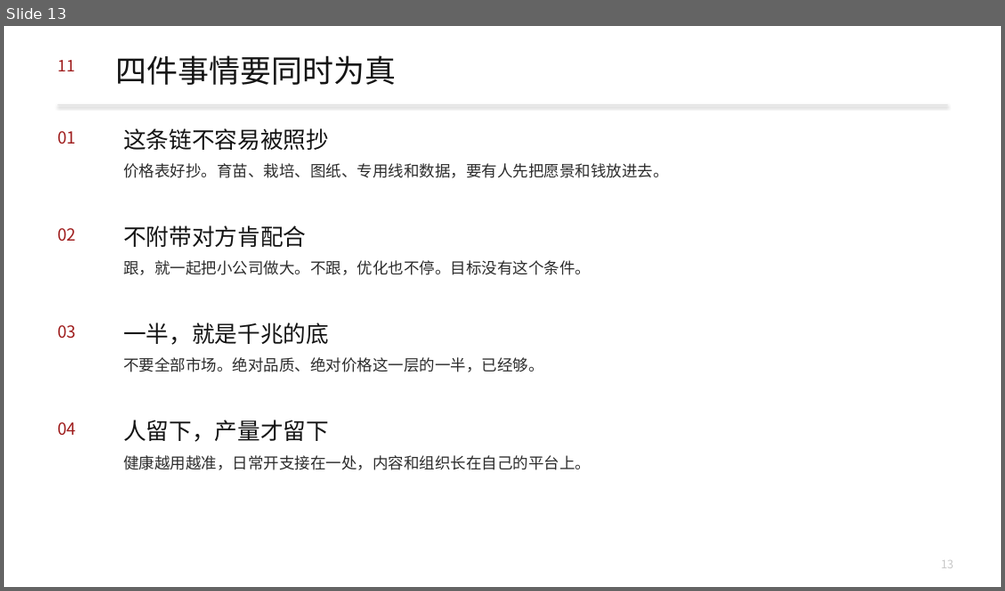
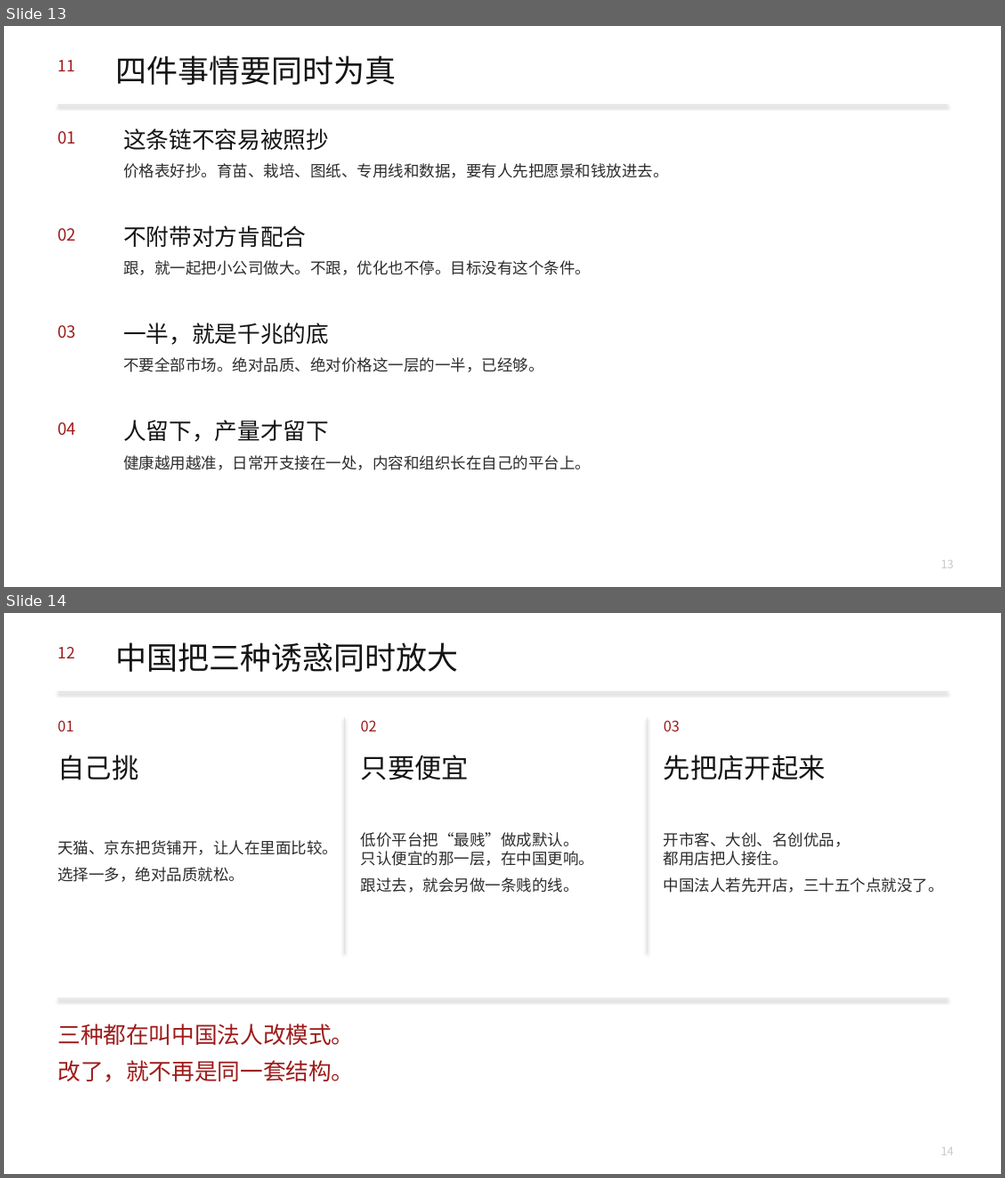
Before and after one commit to headshot9999/xiaoyi, a slide deck: 艾多美何以成为100兆韩元企业.pptx. Shown one above the other, each under a label of ours: slide 13 before the commit, slides 13 and 14 after it. The pictures are 1005x591 and 1005x1178 pixels, drawn with LibreOffice and Linux fonts; fonts in the diff are those of the drawing. Boxes give left, top, right and bottom in pixels: in the first picture for what was removed or moved away, otherwise in the second. Text is boxed around its words. In the diff, an @@ line names an element or a change of style, - is before the commit and + after.

```diff
--- a/艾多美何以成为100兆韩元企业.pptx
+++ b/艾多美何以成为100兆韩元企业.pptx
@@ slide 14 added at box(4, 613, 1001, 1174), background #FFFFFF @@
@@ text added at box(57, 647, 74, 658), 15 pt, text #9E1B1B @@
+12
@@ text added at box(116, 642, 459, 672), 30 pt, text #141414 @@
+中国把三种诱惑同时放大
@@ rectangle added at box(57, 691, 947, 692), fill #E2E2E2 @@
@@ rectangle added at box(344, 718, 345, 953), fill #E2E2E2 @@
@@ rectangle added at box(647, 718, 647, 953), fill #E2E2E2 @@
@@ text added at box(57, 721, 73, 731), 14 pt, text #9E1B1B @@
+01
@@ text added at box(361, 721, 377, 731), 14 pt, text #9E1B1B @@
+02
@@ text added at box(663, 721, 680, 731), 14 pt, text #9E1B1B @@
+03
@@ text added at box(57, 755, 138, 780), 26 pt, text #141414 @@
+自己挑
@@ text added at box(361, 755, 469, 780), 26 pt, text #141414 @@
+只要便宜
@@ text added at box(663, 755, 825, 780), 26 pt, text #141414 @@
+先把店开起来
@@ text added at box(57, 840, 338, 882), 15 pt, text #2C2C2C @@
+天猫、京东把货铺开，让人在里面比较。选择一多，绝对品质就松。
@@ text added at box(361, 832, 594, 892), 15 pt, text #2C2C2C @@
+低价平台把“最贱”做成默认。
+只认便宜的那一层，在中国更响。
+跟过去，就会另做一条贱的线。
@@ text added at box(663, 832, 944, 892), 15 pt, text #2C2C2C @@
+开市客、大创、名创优品，
+都用店把人接住。
+中国法人若先开店，三十五个点就没了。
@@ rectangle added at box(57, 998, 947, 999), fill #E2E2E2 @@
@@ text added at box(57, 1023, 354, 1082), 22 pt, text #9E1B1B @@
+三种都在叫中国法人改模式。
+改了，就不再是同一套结构。
@@ text added at box(941, 1147, 954, 1155), 11 pt, text #C8C8C8 @@
+14
```
Also in this commit, not shown: 2 slides changed, 2 other slides added, 3 other files.
